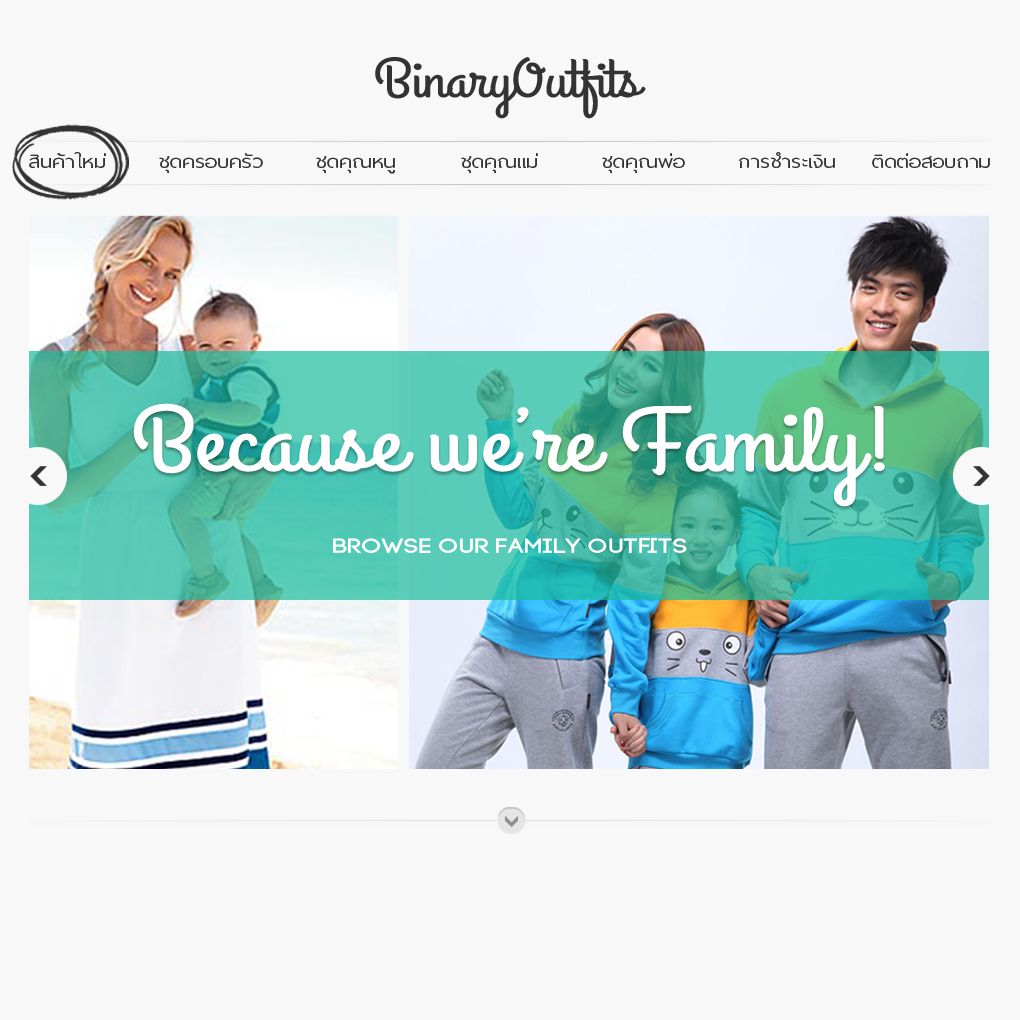
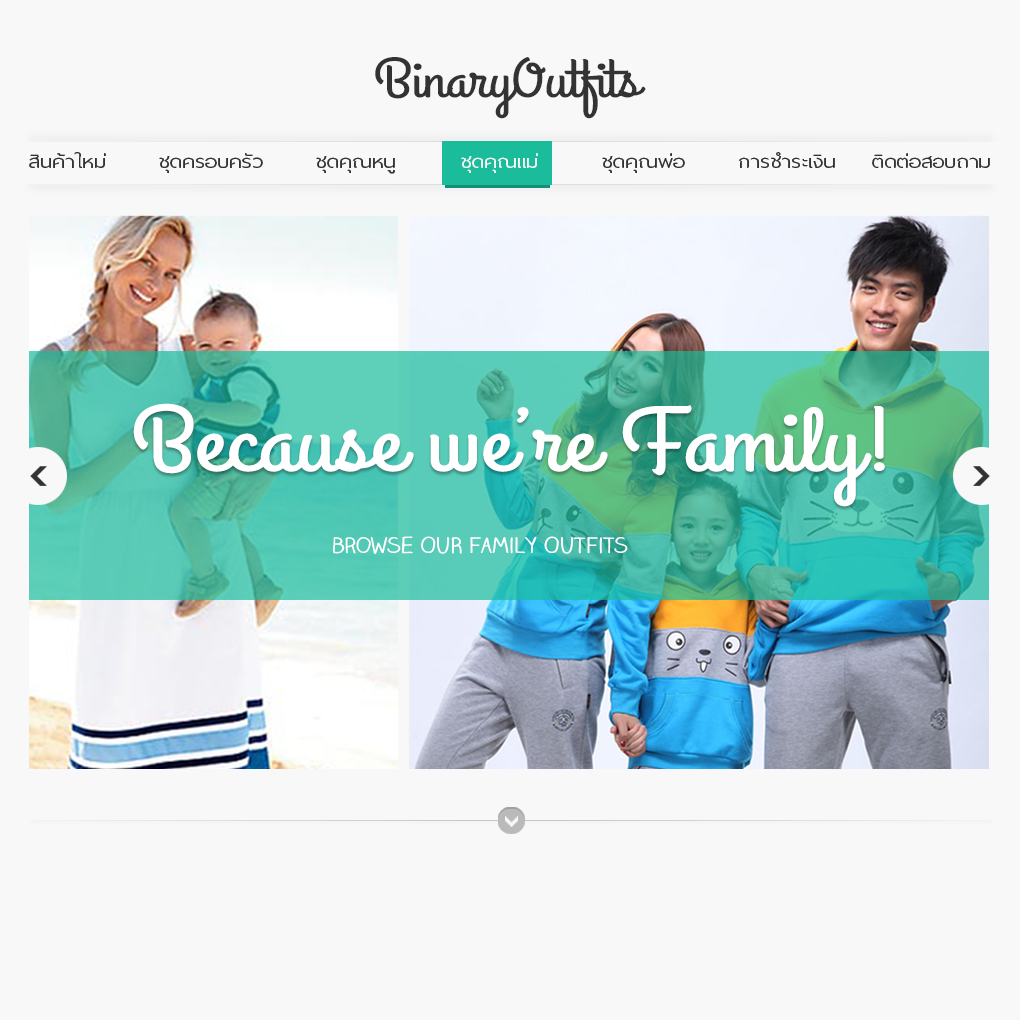
Revision of a layered 1020×1020 image; what changed, layer by layer:
added layer "button copy" in group "horizontal sep" over box(498, 807, 525, 834)
hid "button" over box(498, 807, 525, 834)
"line": opacity 50% → 100% over box(30, 820, 992, 826)
painted on "browse OUR family OUTfits" over box(333, 536, 687, 554)
hid group "menu_selector" (6 layers) over box(12, 124, 990, 200)
"nav manus": blend pass through → normal over box(23, 130, 995, 196)
added group "blue_selector" with 2 layers in group "nav manus" over box(442, 141, 552, 188)
added layer "Layer 9" in group "blue_selector" over box(442, 141, 552, 185)
added layer "Layer 9 copy" in group "blue_selector" over box(445, 177, 550, 188)
added layer "up" (1st of 2, in "nav manus") (50%) in group "nav manus" over box(23, 130, 995, 142)
added layer "down" (1st of 2, in "nav manus") (50%) in group "nav manus" over box(23, 184, 995, 196)
hid "up" (2nd of 2, in "nav manus") over box(28, 136, 994, 142)
hid "down" (2nd of 2, in "nav manus") over box(28, 184, 994, 190)
masked "Shape 1" over box(151, 133, 271, 142)
